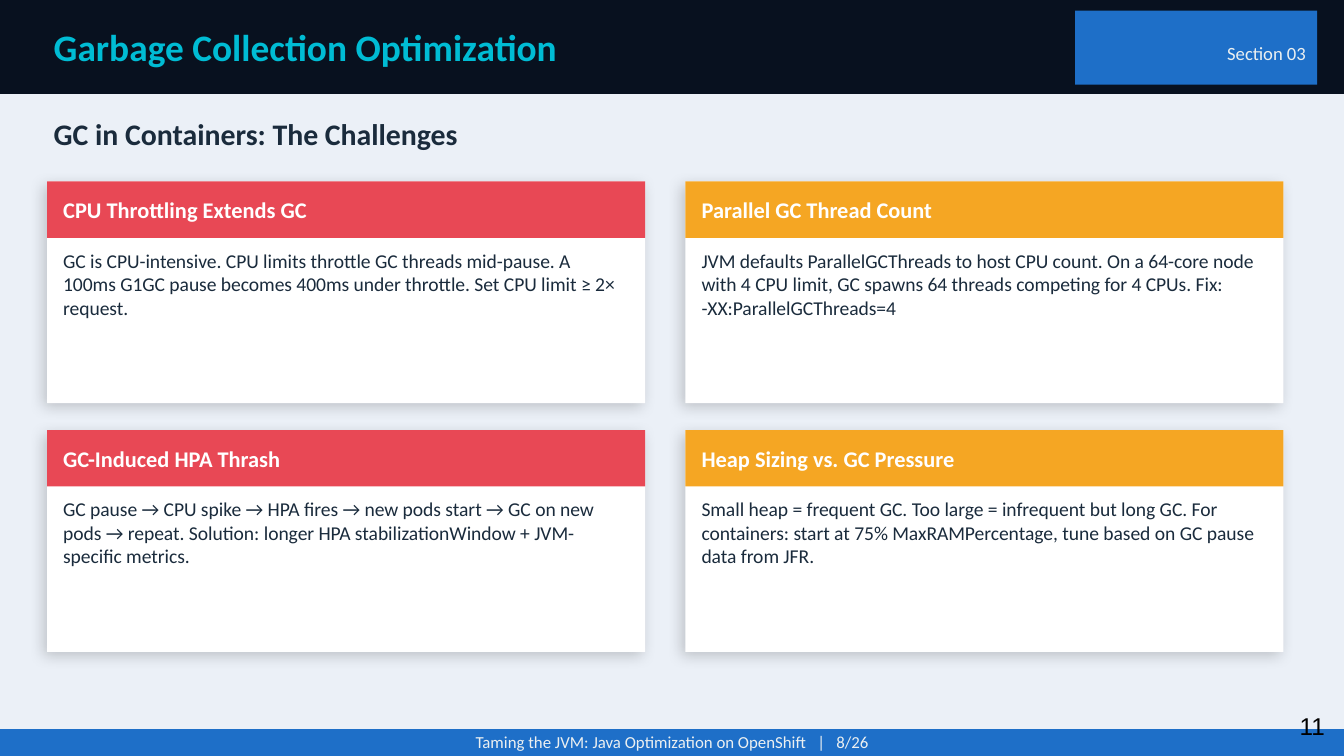
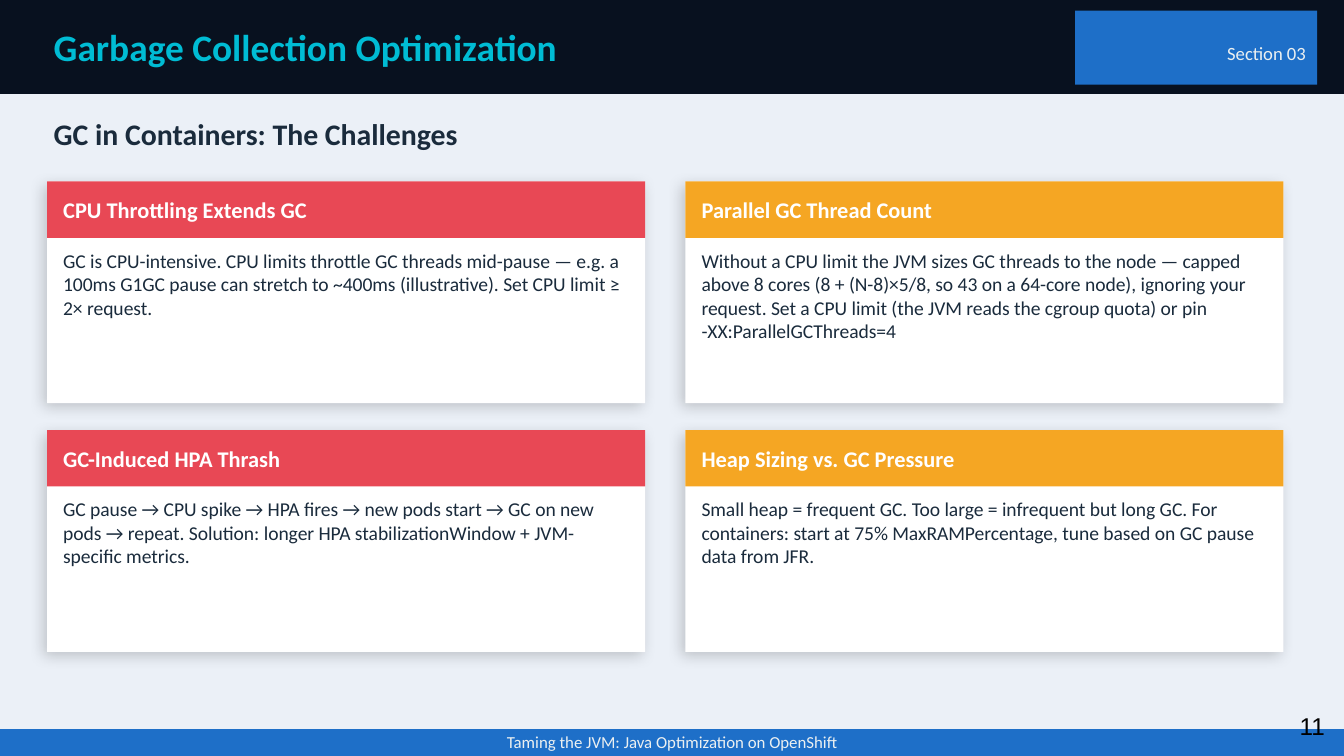
Before and after one commit to patterncatalyst/quarkus-optimization, a slide deck: slide 11 of presentation/optimizing-quarkus-on-kubernetes.pptx. Drawn at 1344x756 pixels with LibreOffice and Linux fonts; fonts in the diff are those of the drawing. Boxes give left, top, right and bottom in pixels: in the first picture for what was removed or moved away, otherwise in the second. Text is boxed around its words. In the diff, an @@ line names an element or a change of style, - is before the commit and + after.

```diff
--- a/presentation/optimizing-quarkus-on-kubernetes.pptx
+++ b/presentation/optimizing-quarkus-on-kubernetes.pptx
@@ text at (x1=63, y1=254, x2=619, y2=318): text changed @@
-GC is CPU-intensive. CPU limits throttle GC threads mid-pause. A 100ms G1GC pause becomes 400ms under throttle. Set CPU limit ≥ 2× request.
+GC is CPU-intensive. CPU limits throttle GC threads mid-pause — e.g. a 100ms G1GC pause can stretch to ~400ms (illustrative). Set CPU limit ≥ 2× request.
@@ text at (x1=702, y1=254, x2=1246, y2=338): text changed @@
-JVM defaults ParallelGCThreads to host CPU count. On a 64-core node with 4 CPU limit, GC spawns 64 threads competing for 4 CPUs. Fix: -XX:ParallelGCThreads=4
+Without a CPU limit the JVM sizes GC threads to the node — capped above 8 cores (8 + (N-8)×5/8, so 43 on a 64-core node), ignoring your request. Set a CPU limit (the JVM reads the cgroup quota) or pin -XX:ParallelGCThreads=4
@@ text at (x1=507, y1=736, x2=837, y2=751): text changed @@
-Taming the JVM: Java Optimization on OpenShift | 8/26
+Taming the JVM: Java Optimization on OpenShift
```
Also in this commit, not shown: 40 other slides changed, 2 other files.
